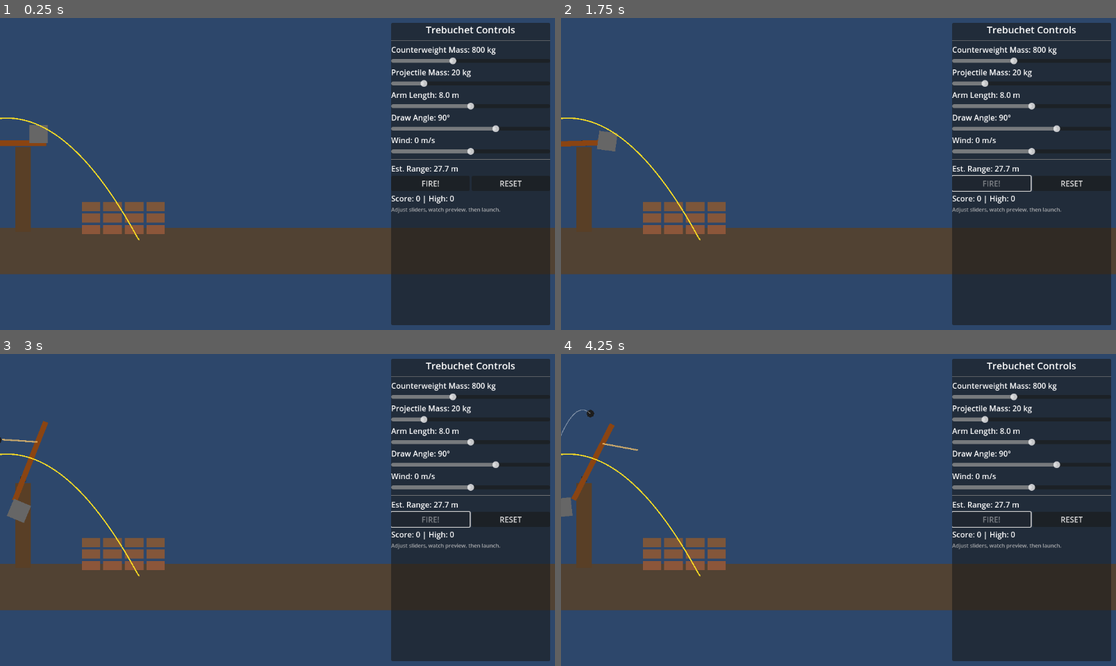
Above: before the commit, frames 1-4 (two rows, left to right).
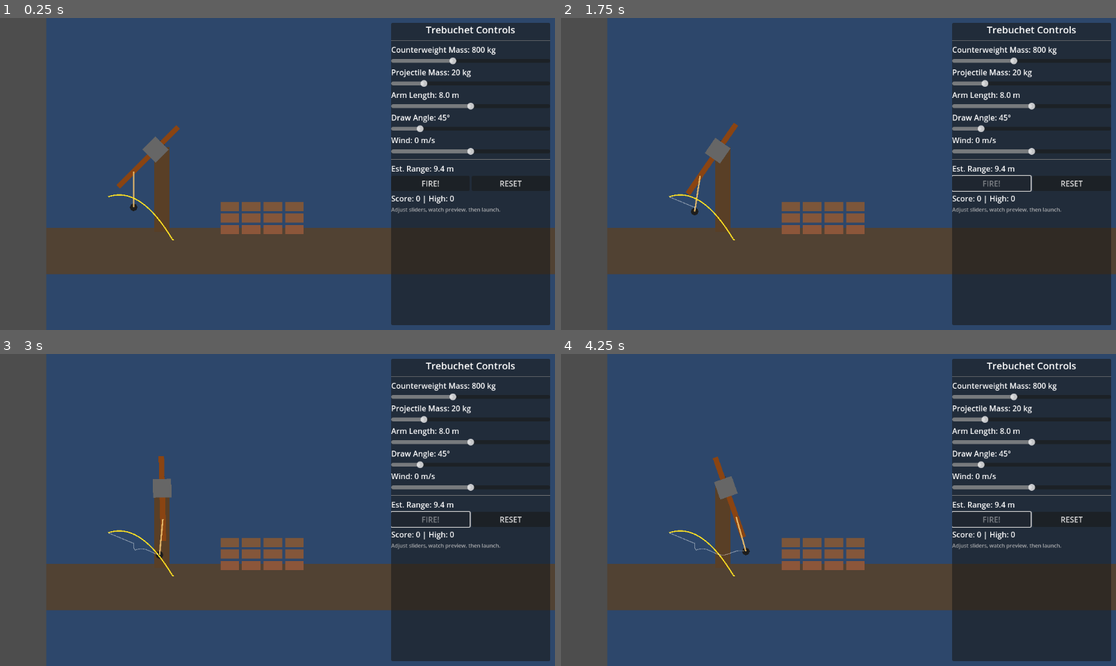
Above: after the commit, the same moments.

Repository: TrebuchetDynamics/trebuchet-dynamics-simulation
Game: Godot game, scene res://scenes/Trebuchet.tscn
Same seed, same stepped clock (60 frames per second), same inputs: the game is played once before the commit and once after it.
Inputs:
- Up to frame 1 (0.25 s): no input
- Up to frame 2 (1.75 s): click "RESET" at 0.5 s; click "FIRE!" at 1.25 s
- Up to frame 3 (3 s): no input
- Up to frame 4 (4.25 s): no input

The runs differ from the first frame. In frame 1, 12% of the frame differs, in the area x 0-90%, y 0-100%; in frame 2, 12%; in frame 3, 12%; in frame 4, 12%.

Commit message:
qq`

Diff:
--- a/scenes/Trebuchet.tscn
+++ b/scenes/Trebuchet.tscn
@@ -26,7 +26,7 @@
 [node name="Simulation" type="Node2D" parent="."]
 
 [node name="Camera2D" type="Camera2D" parent="Simulation"]
-position = Vector2(960, 360)
+position = Vector2(600, 360)
 zoom = Vector2(0.8, 0.8)
 
 [node name="TrebuchetRig" type="Node2D" parent="Simulation"]
@@ -129,10 +129,12 @@
 antialiased = true
 
 [node name="GroundCollider" type="StaticBody2D" parent="Simulation"]
-position = Vector2(960, 540)
+visible = false
+position = Vector2(960, 683)
 
 [node name="CollisionShape2D" type="CollisionShape2D" parent="Simulation/GroundCollider"]
-position = Vector2(0, 194)
+visible = false
+position = Vector2(-10, 95)
 shape = SubResource("RectGround")
 
 [node name="CanvasLayer" type="CanvasLayer" parent="."]
--- a/scripts/Trebuchet.gd
+++ b/scripts/Trebuchet.gd
@@ -19,14 +19,13 @@
 const BRICK_PADDING := Vector2(8, 6)
 const RELEASE_TOLERANCE_DEG := 12.0
 const MIN_SHORT_METERS := 1.2
-const COUNTER_HINGE_DROP := 24.0
 const SCORE_FILE := "user://scores.cfg"
 
 var slider_state: Dictionary = {
 	"counter": 800.0,
 	"projectile": 20.0,
 	"arm": 8.0,
-	"draw": 90.0,
+	"draw": 45.0,
 	"wind": 0.0,
 }
 
@@ -72,6 +71,9 @@
 var sling_body: RigidBody2D
 var sling_line: Line2D
 
+var pending_reset_timer: SceneTreeTimer
+var pending_reset_cancelled: bool = false
+
 
 var arm_short_length_px: float = 60.0
 var arm_long_length_px: float = 160.0
@@ -112,6 +114,10 @@
 	projectile_body = trebuchet_rig.get_node("Projectile") as RigidBody2D
 	joint_pivot = trebuchet_rig.get_node("JointPivot") as PinJoint2D
 	joint_counterweight = trebuchet_rig.get_node("JointCounterweight") as PinJoint2D
+	# Counterweight is now kinematic and rigidly aligned to the arm; remove extra joint
+	if joint_counterweight:
+		joint_counterweight.queue_free()
+		joint_counterweight = null
 
 
 	sling_line = trebuchet_rig.get_node("SlingLine") as Line2D
@@ -120,6 +126,13 @@
 	arm_body.can_sleep = false
 	counterweight_body.can_sleep = false
 	projectile_body.can_sleep = false
+# Prevent rig components from colliding with each other; keep projectile-ground collisions
+	arm_body.collision_mask = 0
+	counterweight_body.collision_mask = 0
+	arm_body.collision_layer = 1
+	counterweight_body.collision_layer = 1
+	projectile_body.collision_layer = 1
+	projectile_body.collision_mask = 1
 	if joint_pivot:
 		joint_pivot.disable_collision = true
 		joint_pivot.softness = 0.0
@@ -129,10 +142,14 @@
 	arm_body.gravity_scale = grav_scale
 	counterweight_body.gravity_scale = grav_scale
 	projectile_body.gravity_scale = grav_scale
+	_set_counterweight_kinematic()
 
 func _physics_process(_delta: float) -> void:
 	if not projectile_body:
 		return
+	_align_counterweight_to_arm()
+	if is_projectile_active and sling_attached and not released:
+		_enforce_sling_length()
 	var global_pos: Vector2 = projectile_body.global_position
 	projectile_position = _to_simulation(global_pos)
 	projectile_velocity = projectile_body.linear_velocity
@@ -426,6 +443,7 @@
 	sling_length_px = clamp(long_m * 0.9 * px_scale, 60.0, 280.0)
 	release_angle_tolerance_deg = RELEASE_TOLERANCE_DEG
 	if counterweight_body:
+		_set_counterweight_kinematic()
 		counterweight_body.mass = slider_state["counter"]
 	if projectile_body:
 		projectile_body.mass = slider_state["projectile"]
@@ -446,11 +464,9 @@
 	arm_shape.position.y = (arm_long_length_px - arm_short_length_px) * 0.5
 
 func _update_joint_targets() -> void:
-	if joint_counterweight and arm_body and trebuchet_rig:
-		var hinge_global := arm_body.to_global(Vector2(0, -arm_short_length_px))
-		joint_counterweight.position = trebuchet_rig.to_local(hinge_global)
-		joint_counterweight.disable_collision = true
-
+	if joint_counterweight:
+		joint_counterweight.queue_free()
+		joint_counterweight = null
 
 func _cock_trebuchet() -> void:
 	if not arm_body or not projectile_body:
@@ -464,11 +480,9 @@
 	arm_body.angular_velocity = 0.0
 
 	# 2. Position Counterweight
-	var counter_anchor_global := arm_body.to_global(Vector2(0, -arm_short_length_px))
-	var counter_local := trebuchet_rig.to_local(counter_anchor_global + Vector2(0, -COUNTER_HINGE_DROP))
-	counterweight_body.position = counter_local
-	counterweight_body.linear_velocity = Vector2.ZERO
-	counterweight_body.angular_velocity = 0.0
+	# The counterweight should hang straight down from the short arm end
+	_align_counterweight_to_arm()
+
 
 	# 3. Calculate Projectile & Sling Position (IK)
 	var tip_global := _arm_tip_global()
@@ -507,15 +521,22 @@
 
 
 func _set_bodies_frozen(flag: bool) -> void:
-	for body in [arm_body, counterweight_body, projectile_body]:
+	for body in [arm_body, projectile_body]:
 		if body:
 			body.freeze = flag
 			if flag:
 				body.sleeping = true
+	_set_counterweight_kinematic()
 	if sling_body and is_instance_valid(sling_body):
 		sling_body.freeze = flag
 		if flag:
 			sling_body.sleeping = true
+
+func _set_counterweight_kinematic() -> void:
+	if not counterweight_body:
+		return
+	counterweight_body.freeze_mode = RigidBody2D.FREEZE_MODE_KINEMATIC
+	counterweight_body.freeze = true
 
 
 func _rebuild_sling_rig(tip_local: Vector2, proj_local: Vector2) -> void:
@@ -601,22 +622,24 @@
 
 
 func _check_release_condition() -> void:
-	if released or not armed:
-		return
-	# Release when arm is perpendicular to ground (pointing straight up)
-	# This is when the arm's rotation is approximately 90 degrees (PI/2 radians)
-	var arm_angle_deg: float = rad_to_deg(arm_body.rotation)
-	# Normalize to -180 to 180 range
-	while arm_angle_deg > 180.0:
-		arm_angle_deg -= 360.0
-	while arm_angle_deg < -180.0:
-		arm_angle_deg += 360.0
-
-	# Release when arm is vertical (180 degrees ± tolerance)
-	# Arm starts at positive angle (e.g., 90° right) and swings counterclockwise
-	# When pointing straight up, it's at 180° (or -180°, which is the same)
-	var target_angle := 180.0
-	if abs(arm_angle_deg - target_angle) <= release_angle_tolerance_deg or abs(arm_angle_deg - (-target_angle)) <= release_angle_tolerance_deg:
+	if released or not armed or not sling_attached:
+		return
+	if not arm_body or not projectile_body:
+		return
+	var projectile_global := projectile_body.global_position
+	var arm_tip_global := _arm_tip_global()
+	# Require projectile to be at least above the arm pivot before releasing
+	if projectile_global.y > arm_body.global_position.y:
+		return
+	var sling_vec: Vector2 = projectile_global - arm_tip_global
+	if sling_vec.length_squared() < 0.01:
+		return
+	# Only consider release when the projectile is above or level with the arm tip
+	if sling_vec.y > 0.0:
+		return
+	# Release when sling is vertical (perpendicular to ground) and above the arm tip
+	var deviation_from_vertical: float = abs(rad_to_deg(sling_vec.angle_to(Vector2.UP)))
+	if deviation_from_vertical <= release_angle_tolerance_deg:
 		_release_projectile()
 
 
@@ -639,6 +662,57 @@
 
 func _to_simulation(global_pos: Vector2) -> Vector2:
 	return simulation_root.to_local(global_pos)
+
+func _enforce_sling_length() -> void:
+	if not sling_attached or not arm_body or not projectile_body:
+		return
+	var tip := _arm_tip_global()
+	var proj_pos := projectile_body.global_position
+	var vec := proj_pos - tip
+	var dist := vec.length()
+	if dist < 0.001:
+		return
+	var desired := sling_length_px
+	var diff := dist - desired
+	if abs(diff) <= 0.5:
+		return
+	var dir := vec / dist
+	# Snap to desired length and remove radial velocity to avoid springy oscillations
+	projectile_body.global_position = tip + dir * desired
+	var vel := projectile_body.linear_velocity
+	var radial := vel.project(dir)
+	projectile_body.linear_velocity = vel - radial
+
+func _align_counterweight_to_arm() -> void:
+	if not arm_body or not counterweight_body:
+		return
+	var counter_drop := _counterweight_drop_distance()
+	var local_anchor := Vector2(0, -arm_short_length_px + counter_drop)
+	counterweight_body.global_position = arm_body.to_global(local_anchor)
+	counterweight_body.global_rotation = arm_body.global_rotation
+	_set_counterweight_offset(counter_drop)
+	counterweight_body.linear_velocity = Vector2.ZERO
+	counterweight_body.angular_velocity = 0.0
+
+func _counterweight_drop_distance() -> float:
+	var drop: float = 32.0
+	if counterweight_body:
+		var shape_node := counterweight_body.get_node_or_null("CollisionShape2D") as CollisionShape2D
+		if shape_node and shape_node.shape is RectangleShape2D:
+			var rect := shape_node.shape as RectangleShape2D
+			drop = rect.size.y * 0.5 + 8.0
+	return clamp(drop, 16.0, arm_short_length_px * 0.9)
+
+func _set_counterweight_offset(drop: float) -> void:
+	if not counterweight_body:
+		return
+	var offset := Vector2(0, drop)
+	var shape_node := counterweight_body.get_node_or_null("CollisionShape2D") as CollisionShape2D
+	if shape_node:
+		shape_node.position = offset
+	var visual := counterweight_body.get_node_or_null("CounterweightVisual") as Node2D
+	if visual:
+		visual.position = offset
 
 func _reset_projectile_state() -> void:
 	is_projectile_active = false
@@ -690,7 +764,14 @@
 	_reset_after_delay()
 
 func _reset_after_delay() -> void:
-	await get_tree().create_timer(1.2).timeout
+	_cancel_pending_reset_timer()
+	pending_reset_cancelled = false
+	pending_reset_timer = get_tree().create_timer(1.2)
+	var local_timer := pending_reset_timer
+	await local_timer.timeout
+	if pending_reset_cancelled or pending_reset_timer != local_timer:
+		return
+	pending_reset_timer = null
 	_reset_castle()
 	score = 0
 	_update_score_label()
@@ -721,6 +802,8 @@
 	cfg.save(SCORE_FILE)
 
 func _manual_reset() -> void:
+	_cancel_pending_reset_timer()
+	reset_button.disabled = true
 	if is_projectile_active:
 		is_projectile_active = false
 		_set_bodies_frozen(true)
@@ -731,3 +814,7 @@
 	_update_trajectory()
 	fire_button.disabled = false
 	reset_button.disabled = false
+
+func _cancel_pending_reset_timer() -> void:
+	pending_reset_cancelled = true
+	pending_reset_timer = null
